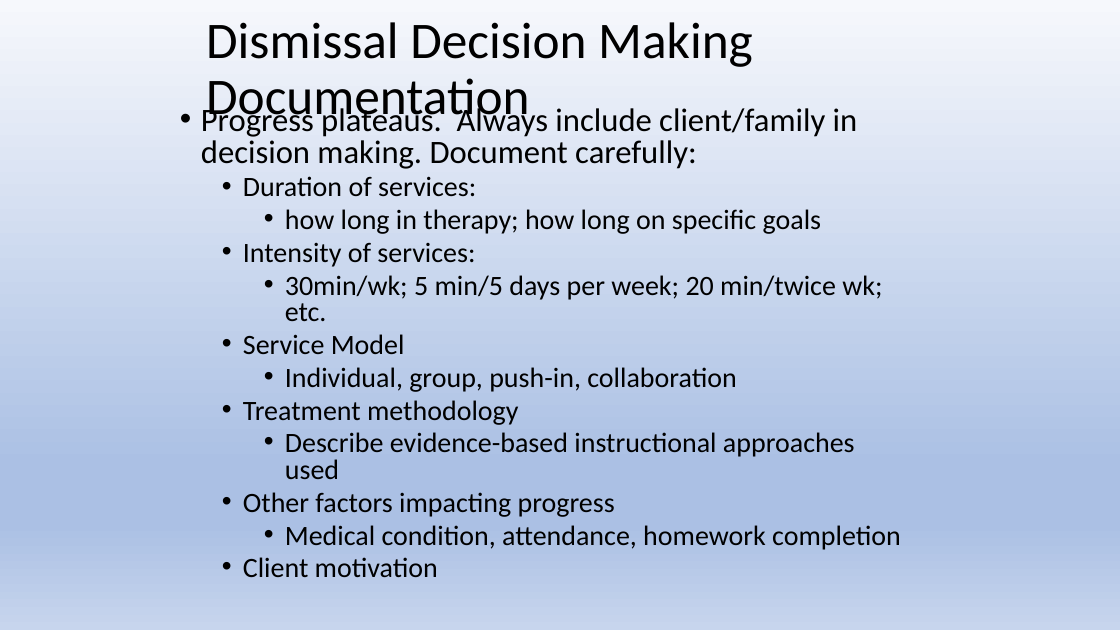
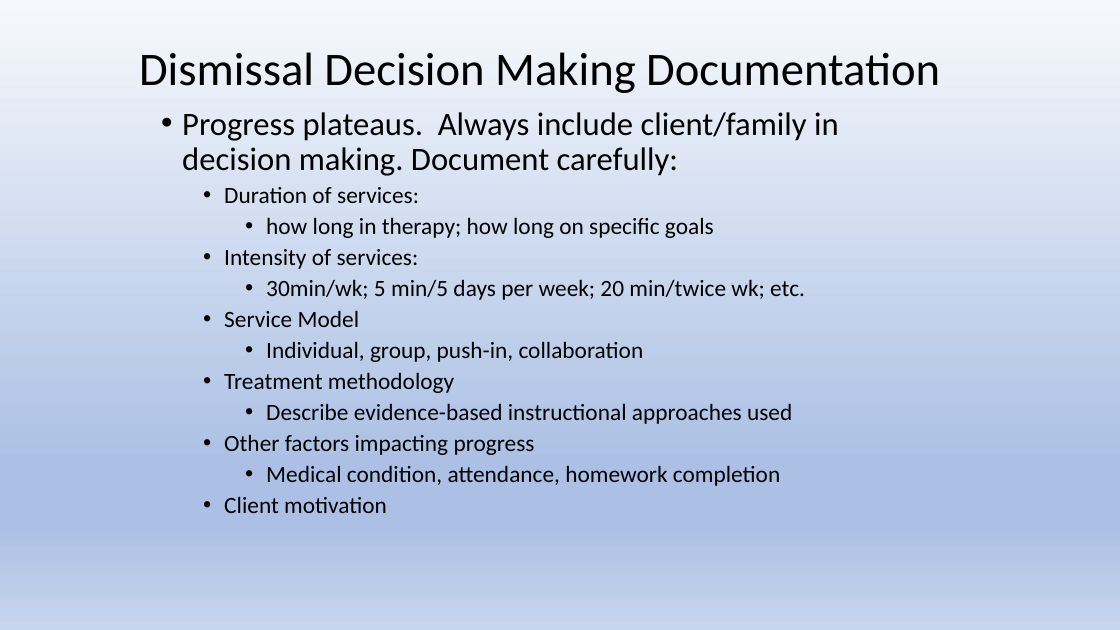
Before and after one commit to Jim-Wright90/cds431_sp22, a slide deck: slide 9 of slides/cds431_week10.pptx. Drawn at 1120x630 pixels with LibreOffice and Linux fonts; fonts in the diff are those of the drawing. Boxes give left, top, right and bottom in pixels: in the first picture for what was removed or moved away, otherwise in the second. Text is boxed around its words. In the diff, an @@ line names an element or a change of style, - is before the commit and + after.

Commit message:
Week 10 slides added

```diff
--- a/slides/cds431_week10.pptx
+++ b/slides/cds431_week10.pptx
@@ title "Dismissal Decision Making Documentation": place and size @@
-title "Dismissal Decision Making Documentation" at box(206, 22, 753, 127)
+title "Dismissal Decision Making Documentation" at box(139, 52, 940, 93)
@@ title "Dismissal Decision Making Documentation" at box(139, 52, 940, 93): size 44 to 40 pt @@
@@ text "Progress plateaus. Always include client/family ...": place and size @@
-text "Progress plateaus. Always include client/family ..." at box(201, 105, 901, 577)
+text "Progress plateaus. Always include client/family ..." at box(182, 112, 839, 513)
@@ text "Progress plateaus. Always include client/family ..." at box(182, 112, 839, 513): size 24 to 20 pt in "Duration of services:", "how long in therapy; how long on ...", "Intensity of services:", "30min/wk; 5 min/5 days per week; 20 ..." and 7 more places; line spacing 0.8 to 0.9 @@
```
Also in this commit, not shown: 5 other slides changed, 11 slides removed, 2 other files.
